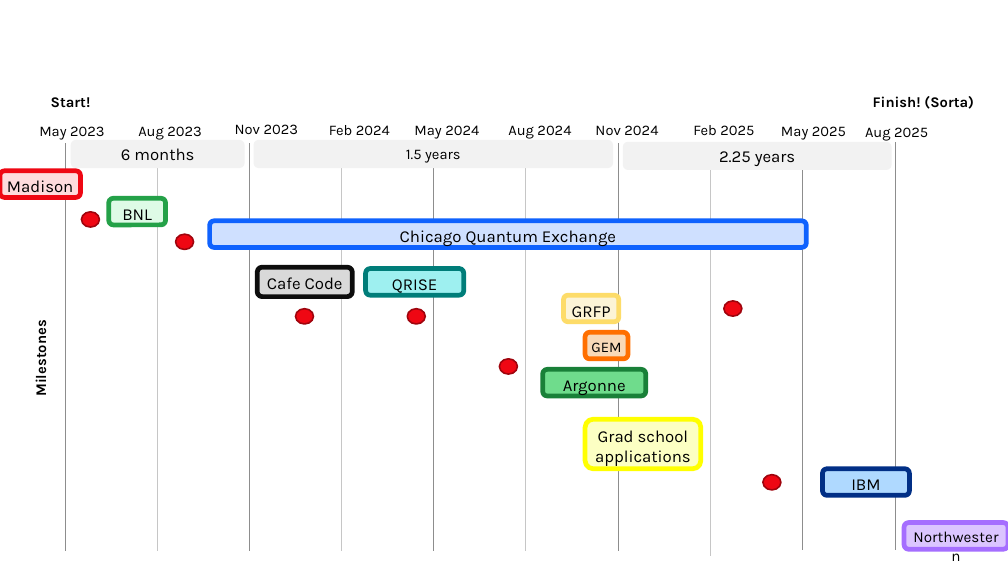
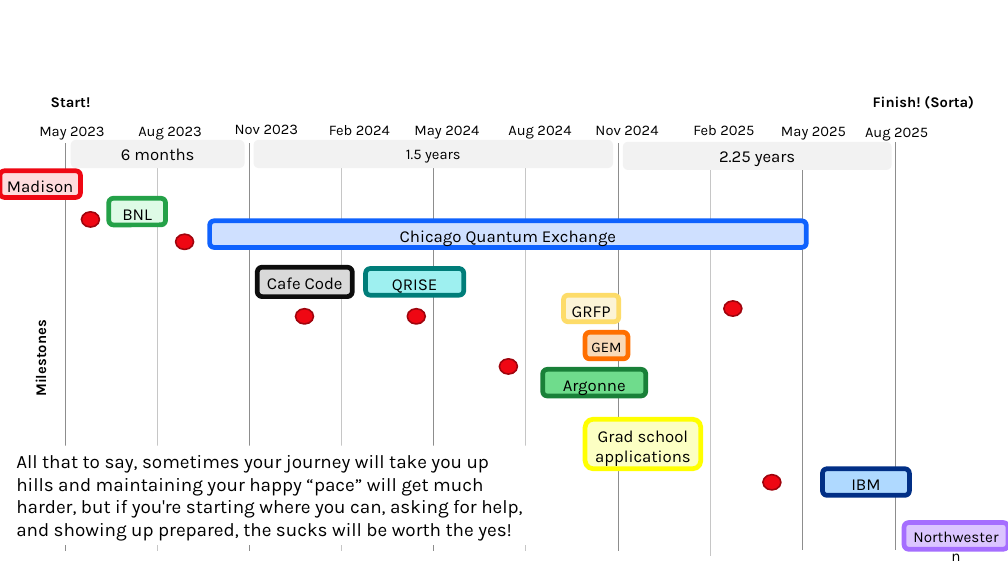
Before and after one commit to Katie1harrison/Katie1harrison.github.io, a slide deck: slide 12 of success.pptx (slide 11 before the commit). Drawn at 1008x567 pixels with LibreOffice and Linux fonts; fonts in the diff are those of the drawing. Boxes give left, top, right and bottom in pixels: in the first picture for what was removed or moved away, otherwise in the second. Text is boxed around its words. In the diff, an @@ line names an element or a change of style, - is before the commit and + after.

Commit message:
update bnl presentation

```diff
--- a/success.pptx
+++ b/success.pptx
@@ text added at [16, 455, 522, 541], 18 pt, text #000000 @@
+All that to say, sometimes your journey will take you up hills and maintaining your happy “pace” will get much harder, but if you're starting where you can, asking for help, and showing up prepared, the sucks will be worth the yes!
```
Also in this commit, not shown: 6 other slides changed, 1 slide added, 1 other file.
